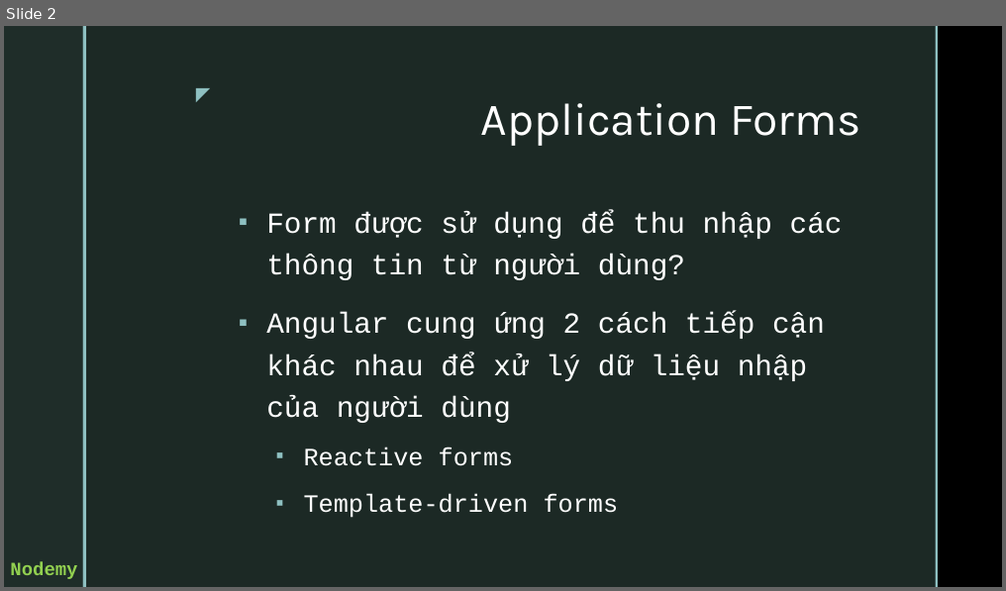
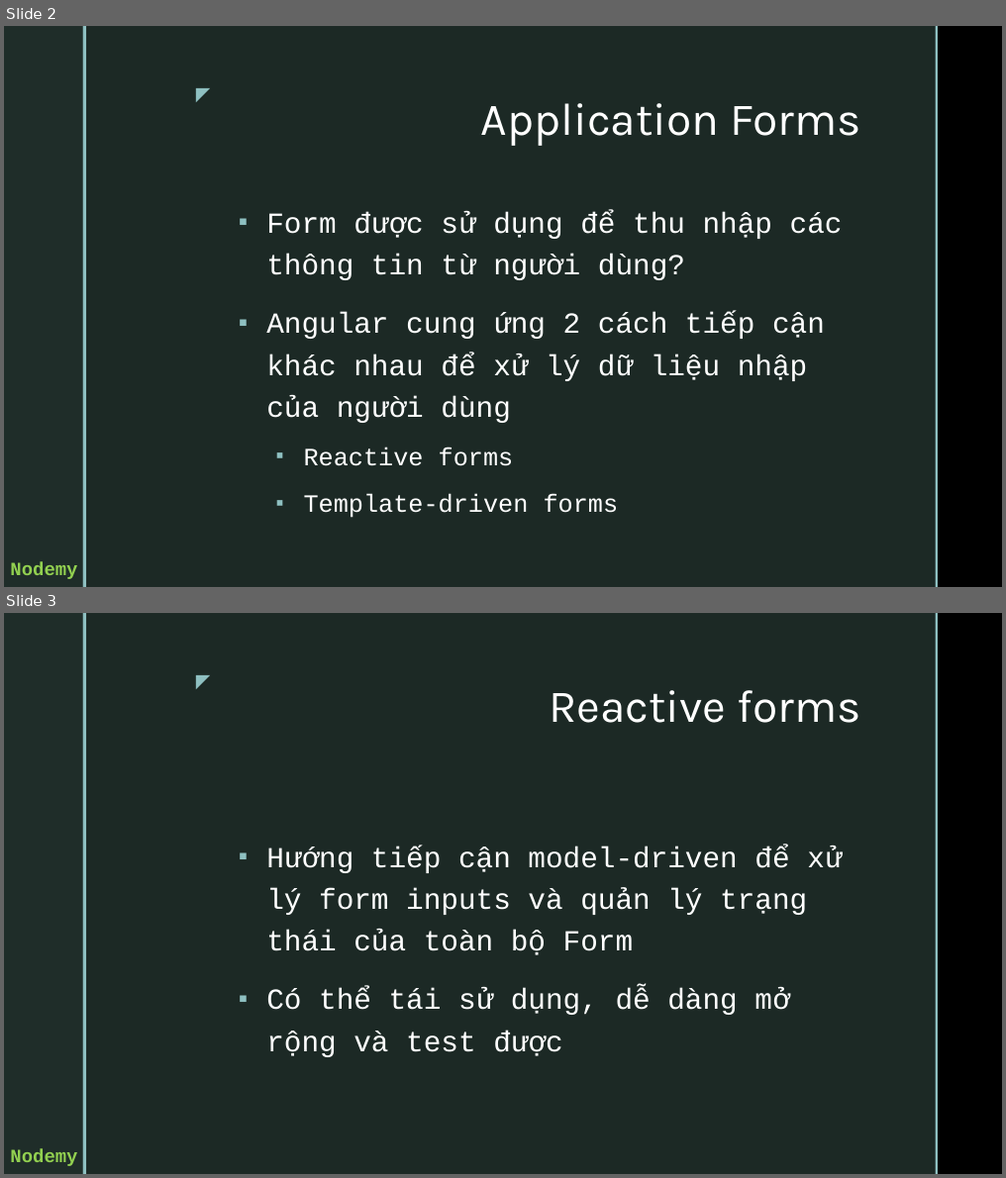
Before and after one commit to vunb/fullstack-nodejs, a slide deck: Session04/03. Forms and Server Communication.pptx. Shown one above the other, each under a label of ours: slide 2 before the commit, slides 2 and 3 after it. The pictures are 1006x591 and 1006x1178 pixels, drawn with LibreOffice and Linux fonts; fonts in the diff are those of the drawing; background and template pictures are left out. Boxes give left, top, right and bottom in pixels: in the first picture for what was removed or moved away, otherwise in the second. Text is boxed around its words. In the diff, an @@ line names an element or a change of style, - is before the commit and + after.

```diff
--- a/Session04/03. Forms and Server Communication.pptx
+++ b/Session04/03. Forms and Server Communication.pptx
@@ slide 3 added at bbox=[4, 613, 1002, 1174], background picture (left out); not listed: 6 template elements that a slide beside it also shows @@
@@ title added at bbox=[548, 690, 861, 723], 44 pt, text #FFFFFF @@
+Reactive forms
@@ text added at bbox=[266, 847, 842, 1058], 28 pt, text #FFFFFF @@
+▪ Hướng tiếp cận model-driven để xử lý form inputs và quản lý trạng thái của toàn bộ Form
+▪ Có thể tái sử dụng, dễ dàng mở rộng và test được
```
Also in this commit, not shown: 2 slides changed, 5 other slides added.
